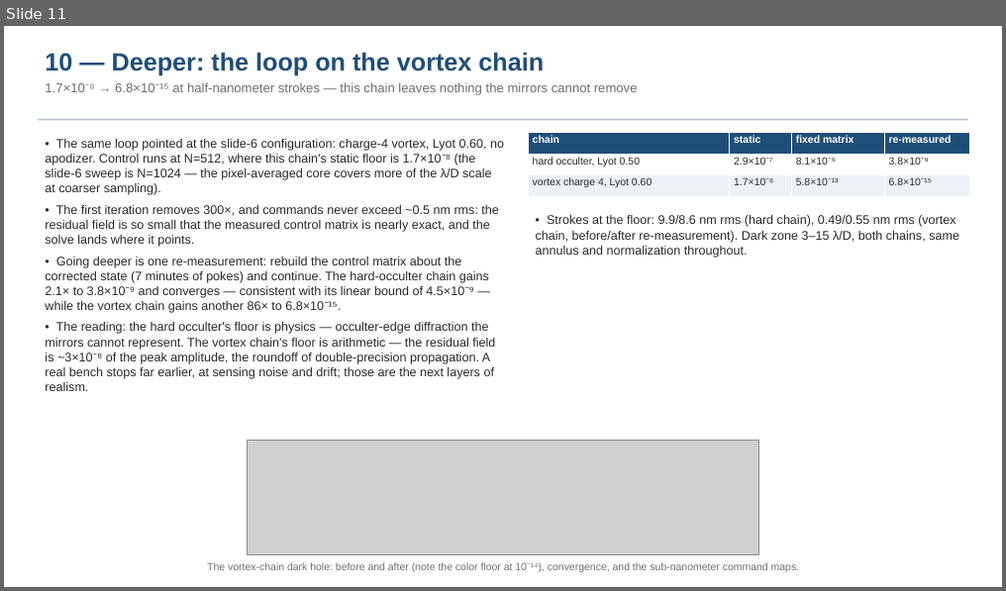
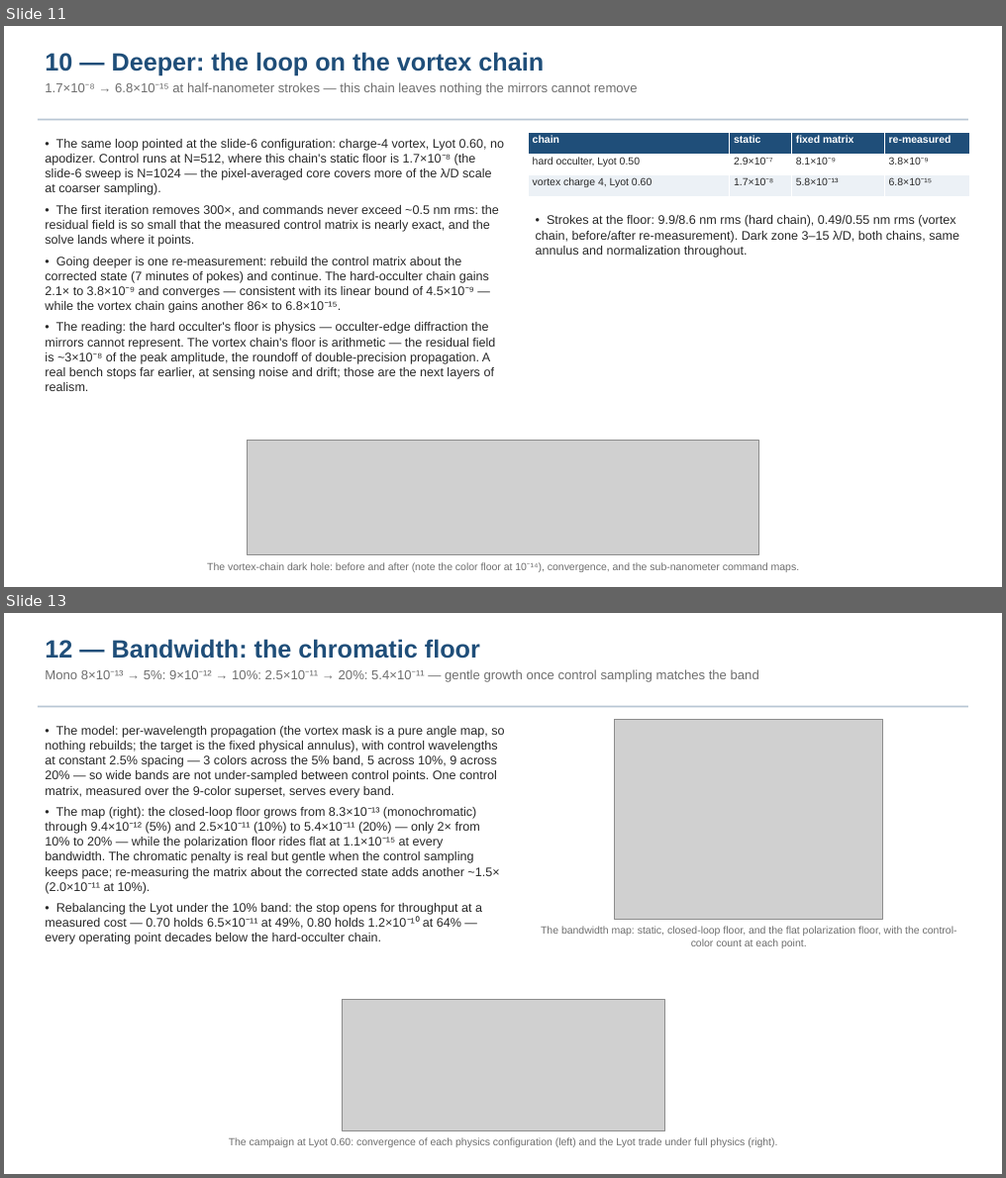
Before and after one commit to nasa-jpl/MACOS_resources, a slide deck: mmacos/templates/30_instruments/bench_ctb/deck_ctb.pptx. Shown one above the other, each under a label of ours: slide 11 before the commit, slides 11 and 13 after it; the slides between them are not shown. The pictures are 1006x591 and 1006x1178 pixels, drawn with LibreOffice and Linux fonts; fonts in the diff are those of the drawing; grey boxes stand for pictures. Boxes give left, top, right and bottom in pixels: in the first picture for what was removed or moved away, otherwise in the second. Text is boxed around its words. In the diff, an @@ line names an element or a change of style, - is before the commit and + after.

```diff
--- a/mmacos/templates/30_instruments/bench_ctb/deck_ctb.pptx
+++ b/mmacos/templates/30_instruments/bench_ctb/deck_ctb.pptx
@@ slide 13 added at (x1=4, y1=613, x2=1002, y2=1174), background #FFFFFF @@
@@ text added at (x1=45, y1=639, x2=759, y2=682), 12.5 pt, text #6E6E6E @@
+12 — Bandwidth: the chromatic floor
+Mono 8×10⁻¹³ → 5%: 9×10⁻¹² → 10%: 2.5×10⁻¹¹ → 20%: 5.4×10⁻¹¹ — gentle growth once control sampling matches the band
@@ rectangle added at (x1=38, y1=706, x2=968, y2=707), fill #B8C6D4 @@
@@ text added at (x1=45, y1=726, x2=504, y2=945), 12 pt, text #282828 @@
+• The model: per-wavelength propagation (the vortex mask is a pure angle map, so nothing rebuilds; the target is the fixed physical annulus), with control wavelengths at constant 2.5% spacing — 3 colors across the 5% band, 5 across 10%, 9 across 20% — so wide bands are not under-sampled between control points. One control matrix, measured over the 9-color superset, serves every band.
+• The map (right): the closed-loop floor grows from 8.3×10⁻¹³ (monochromatic) through 9.4×10⁻¹² (5%) and 2.5×10⁻¹¹ (10%) to 5.4×10⁻¹¹ (20%) — only 2× from 10% to 20% — while the polarization floor rides flat at 1.1×10⁻¹⁵ at every bandwidth. The chromatic penalty is real but gentle when the control sampling keeps pace; re-measuring the matrix about the corrected state adds another ~1.5× (2.0×10⁻¹¹ at 10%).
+• Rebalancing the Lyot under the 10% band: the stop opens for throughput at a measured cost — 0.70 holds 6.5×10⁻¹¹ at 49%, 0.80 holds 1.2×10⁻¹⁰ at 64% — every operating point decades below the hard-occulter chain.
@@ picture added at (x1=615, y1=719, x2=883, y2=919) @@
@@ text added at (x1=541, y1=926, x2=957, y2=949), 10 pt, text #6E6E6E @@
+The bandwidth map: static, closed-loop floor, and the flat polarization floor, with the control-color count at each point.
@@ picture added at (x1=342, y1=1000, x2=664, y2=1131) @@
@@ text added at (x1=229, y1=1138, x2=777, y2=1148), 10 pt, text #6E6E6E @@
+The campaign at Lyot 0.60: convergence of each physics configuration (left) and the Lyot trade under full physics (right).
```
Also in this commit, not shown: 4 slides changed, 6 other files.
